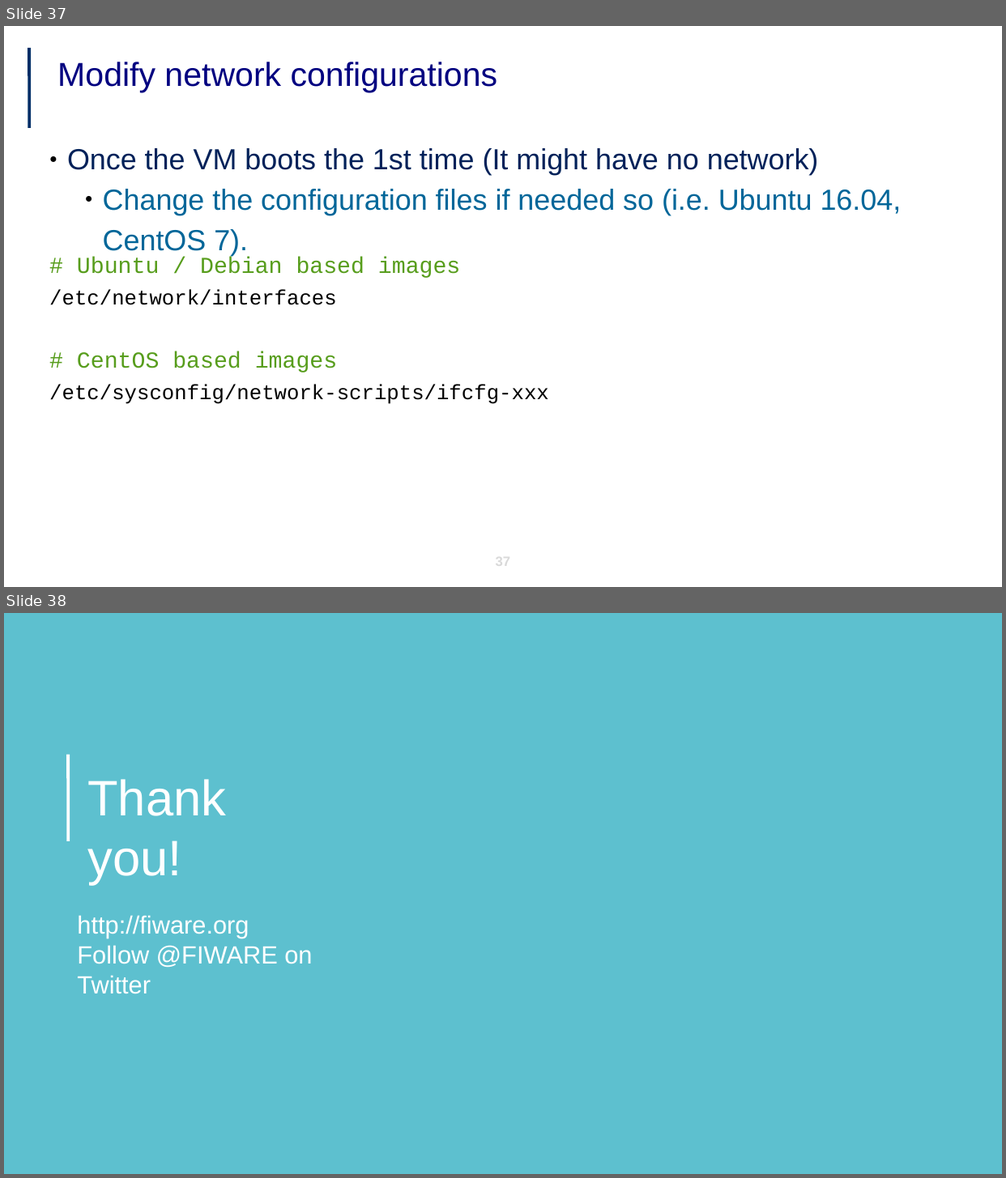
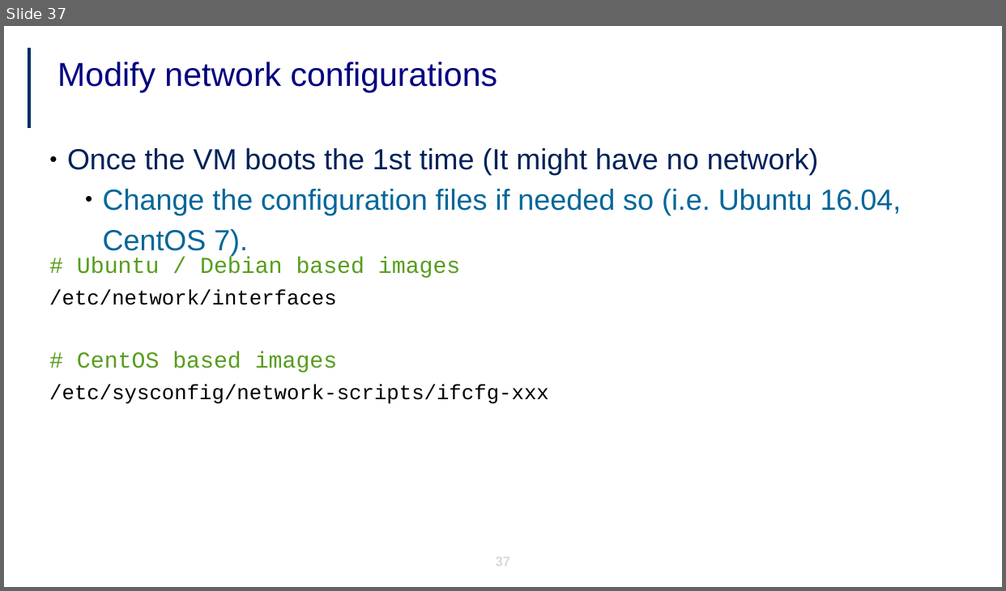
Before and after one commit to jicarretero/SummitMalaga2017, a slide deck: FiwareUtrecht.odp. Shown one above the other, each under a label of ours: slides 37 and 38 before the commit, slide 37 after it. The pictures are 1006x1178 and 1006x591 pixels, drawn with LibreOffice and Linux fonts; fonts in the diff are those of the drawing; background and template pictures are left out. Boxes give left, top, right and bottom in pixels: in the first picture for what was removed or moved away, otherwise in the second. Text is boxed around its words. In the diff, an @@ line names an element or a change of style, - is before the commit and + after.

```diff
--- a/FiwareUtrecht.odp
+++ b/FiwareUtrecht.odp
@@ slide 38 removed at <box>4,613,1002,1174</box>, background #5DC0CF @@
@@ line removed from (68, 841) to (68, 755) @@
@@ text removed at <box>87,779,226,885</box> @@
-Thank you!
@@ text removed at <box>77,915,312,995</box> @@
-http://fiware.org
-Follow @FIWARE on Twitter
```
Also in this commit, not shown: 3 slides changed, 6 slides added, 4 other slides removed, 2 other files.
